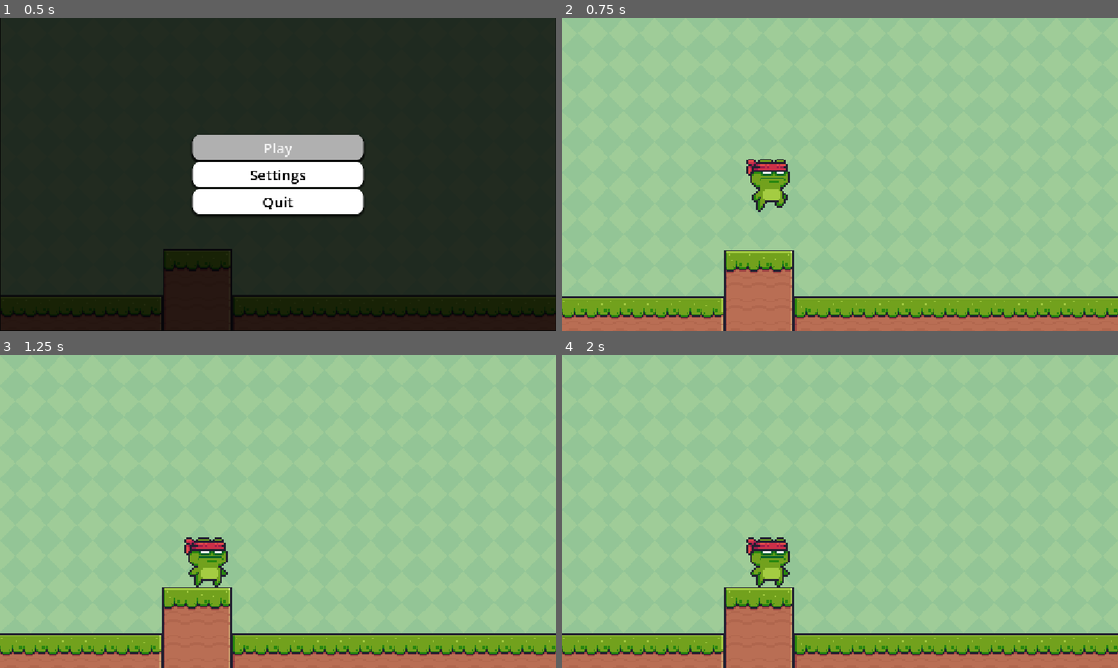
Above: before the commit, frames 1-4 (two rows, left to right).
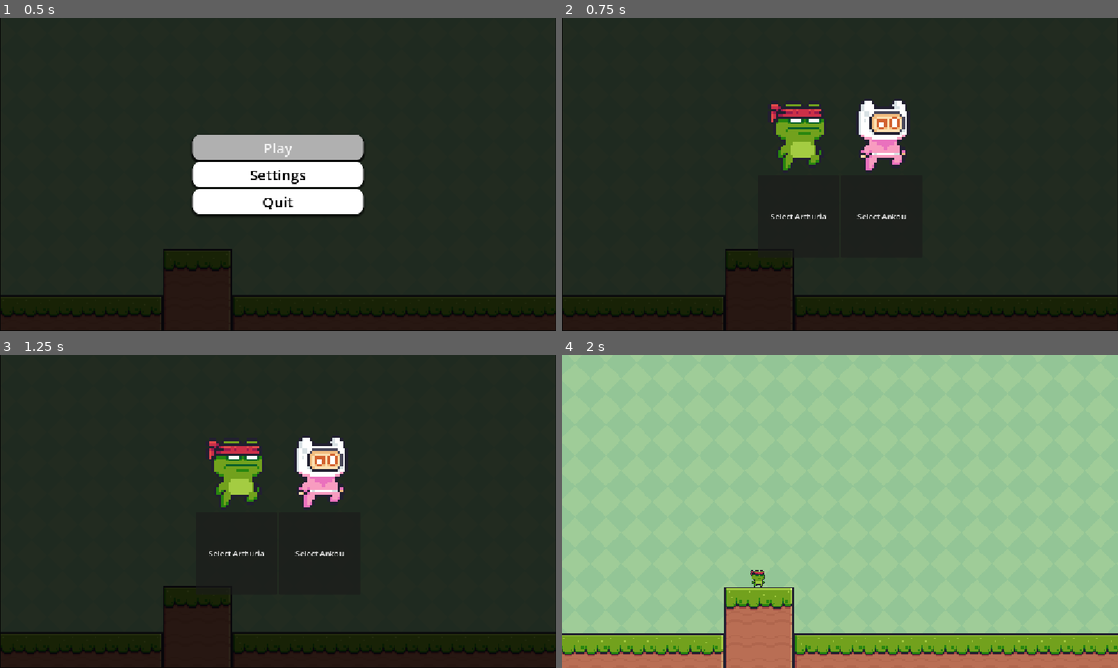
Above: after the commit, the same moments.

Repository: tibote/Tournament-of-Legends
Game: Godot game, scene res://scenes/menu/main_menu.tscn
The game is run twice, just before and just after one commit, with the same random seed, the same clock (stepped at 60 frames per second) and the same inputs.
Inputs (mouse positions are in pixels of both pictures, inside the frame that each line leads up to):
- Up to frame 1 (0.5 s): no input
- Up to frame 2 (0.75 s): click "Play" at 0.5 s
- Up to frame 3 (1.25 s): no input
- Up to frame 4 (2 s): click (795, 552) at 1.25 s, where only the run after the commit has a clickable "Select Arthuria"

Frame 1 is identical in both runs. In frame 2, 100% of the frame differs, in the area x 0-100%, y 0-100%; in frame 3, 100%; in frame 4, 1.0%.

Commit message:
ADD: select player

Diff:
--- a/tournament-of-legends/project.godot
+++ b/tournament-of-legends/project.godot
@@ -45,16 +45,19 @@
 attack_2={
 "deadzone": 0.2,
 "events": [Object(InputEventKey,"resource_local_to_scene":false,"resource_name":"","device":0,"window_id":0,"alt_presse …(189 unchanged characters)…
+, Object(InputEventJoypadButton,"resource_local_to_scene":false,"resource_name":"","device":-1,"button_index":1,"pressure":0.0,"pressed":false,"script":null)
 ]
 }
 attack_3={
 "deadzone": 0.2,
 "events": [Object(InputEventKey,"resource_local_to_scene":false,"resource_name":"","device":0,"window_id":0,"alt_presse …(189 unchanged characters)…
+, Object(InputEventJoypadButton,"resource_local_to_scene":false,"resource_name":"","device":-1,"button_index":3,"pressure":0.0,"pressed":false,"script":null)
 ]
 }
 attack_4={
 "deadzone": 0.2,
 "events": [Object(InputEventKey,"resource_local_to_scene":false,"resource_name":"","device":0,"window_id":0,"alt_presse …(189 unchanged characters)…
+, Object(InputEventJoypadButton,"resource_local_to_scene":false,"resource_name":"","device":-1,"button_index":8,"pressure":0.0,"pressed":false,"script":null)
 ]
 }
 
--- a/tournament-of-legends/scenes/global.gd
+++ b/tournament-of-legends/scenes/global.gd
@@ -1,3 +1,9 @@
 extends Node
 
 var vibration_enable := true
+var selected_character_path: String = ""
+
+const CHARACTERS = {
+	"ankou": "res://characters/L'Ankou/Ankou.tscn",
+	"arthuria": "res://characters/arthuria/Arthuria.tscn"
+}
--- /dev/null
+++ b/tournament-of-legends/scenes/main.gd
@@ -0,0 +1,27 @@
+extends Node2D
+
+@onready var spawn_point = $SpawnPoint # Un node Marker2D ou Node2D placé dans votre niveau pour positionner le joueur
+
+func _ready() -> void:
+	spawn_player()
+
+func spawn_player() -> void:
+	# 1. Vérifier si un personnage a bien été sélectionné
+	if Global.selected_character_path == "":
+		# Personnage par défaut au cas où (sécurité)
+		Global.selected_character_path = "res://characters/L'Ankou/Ankou.tscn"
+
+	# 2. Charger la scène du personnage
+	var character_scene = load(Global.selected_character_path)
+
+	if character_scene:
+		# 3. Créer l'instance du personnage
+		var player_instance = character_scene.instantiate()
+
+		# 4. Positionner le personnage au point de spawn
+		player_instance.global_position = spawn_point.global_position
+
+		# 5. L'ajouter à la scène pour qu'il apparaisse et s'active
+		add_child(player_instance)
+	else:
+		print("Erreur : Impossible de charger la scène du personnage !")
--- a/tournament-of-legends/scenes/main.tscn
+++ b/tournament-of-legends/scenes/main.tscn
@@ -1,8 +1,8 @@
 [gd_scene format=3 uid="uid://dxnh75s5it65l"]
 
 [ext_resource type="Texture2D" uid="uid://0bgad8cd7sbq" path="res://assets/Green.png" id="1_h2yge"]
+[ext_resource type="Script" uid="uid://d324vyisahy3e" path="res://scenes/main.gd" id="1_jyhfs"]
 [ext_resource type="Texture2D" uid="uid://ckd5r66djyomk" path="res://assets/Terrain (16x16).png" id="2_1bvp3"]
-[ext_resource type="PackedScene" uid="uid://cjcf0r2jmvcbd" path="res://characters/arthuria/Arthuria.tscn" id="3_sugp2"]
 
 [sub_resource type="TileSetAtlasSource" id="TileSetAtlasSource_7mycd"]
 texture = ExtResource("2_1bvp3")
@@ -164,15 +164,22 @@
 physics_layer_0/collision_layer = 1
 sources/0 = SubResource("TileSetAtlasSource_7mycd")
 
-[node name="Node" type="Node" unique_id=3085405]
+[node name="Node" type="Node2D" unique_id=3085405]
+script = ExtResource("1_jyhfs")
 
 [node name="TextureRect" type="TextureRect" parent="." unique_id=1112467160]
 texture_filter = 1
 anchors_preset = 15
 anchor_right = 1.0
 anchor_bottom = 1.0
+offset_left = -101.0
+offset_top = -48.0
+offset_right = 1271.0
+offset_bottom = 765.0
 grow_horizontal = 2
 grow_vertical = 2
+size_flags_horizontal = 4
+size_flags_vertical = 4
 texture = ExtResource("1_h2yge")
 stretch_mode = 1
 
@@ -183,6 +190,5 @@
 format = 2
 layer_0/tile_data = PackedInt32Array(786432, 458752, 0, 851968, 458752, 1, 786433, 458752, 0, 851969, 458752, 1, 786434 …(943 unchanged characters)…
 
-[node name="CharacterBody2D" parent="." unique_id=28168525 instance=ExtResource("3_sugp2")]
-position = Vector2(429, 326)
-scale = Vector2(3, 3)
+[node name="SpawnPoint" type="Marker2D" parent="." unique_id=1058655386]
+position = Vector2(406, 447)
--- a/tournament-of-legends/scenes/menu/main_menu.gd
+++ b/tournament-of-legends/scenes/menu/main_menu.gd
@@ -16,7 +16,7 @@
 
 
 func _on_btn_play_pressed() -> void:
-	get_tree().change_scene_to_file("res://scenes/main.tscn")
+	get_tree().change_scene_to_file("res://scenes/menu/select_player.tscn")
 
 
 func _on_btn_settings_pressed() -> void:
--- /dev/null
+++ b/tournament-of-legends/scenes/menu/select_player.gd
@@ -0,0 +1,25 @@
+extends Control
+
+
+# Called when the node enters the scene tree for the first time.
+func _ready() -> void:
+	pass # Replace with function body.
+
+
+# Called every frame. 'delta' is the elapsed time since the previous frame.
+func _process(delta: float) -> void:
+	pass
+
+
+func _on_btn_select_arthuria_pressed() -> void:
+	Global.selected_character_path = Global.CHARACTERS["arthuria"]
+	_start_game()
+
+
+func _on_btn_select_ankou_pressed() -> void:
+	Global.selected_character_path = Global.CHARACTERS["ankou"]
+	_start_game()
+
+func _start_game() -> void:
+	if Global.selected_character_path != "":
+		get_tree().change_scene_to_file("res://scenes/main.tscn")
--- /dev/null
+++ b/tournament-of-legends/scenes/menu/select_player.tscn
@@ -0,0 +1,80 @@
+[gd_scene format=3 uid="uid://bfnwhfx5m72dw"]
+
+[ext_resource type="Script" uid="uid://bhtljyivvfjmq" path="res://scenes/menu/select_player.gd" id="1_ebl4h"]
+[ext_resource type="Texture2D" uid="uid://bxbyoljqrp3hn" path="res://assets/bck.png" id="1_tn05a"]
+[ext_resource type="Texture2D" uid="uid://dh7knb0t711yw" path="res://assets/Ninja Frog/Jump (32x32).png" id="2_81tep"]
+[ext_resource type="Texture2D" uid="uid://bai3yoiouvrco" path="res://assets/Pink Man/Jump (32x32).png" id="3_24v8s"]
+
+[sub_resource type="StyleBoxTexture" id="StyleBoxTexture_81tep"]
+texture = ExtResource("1_tn05a")
+modulate_color = Color(0.21230483, 0.21230483, 0.21230483, 1)
+
+[sub_resource type="StyleBoxTexture" id="StyleBoxTexture_24v8s"]
+texture = ExtResource("2_81tep")
+
+[sub_resource type="StyleBoxTexture" id="StyleBoxTexture_ebl4h"]
+texture = ExtResource("3_24v8s")
+
+[node name="SelectPlayer" type="Control" unique_id=1437783320]
+layout_mode = 3
+anchors_preset = 15
+anchor_right = 1.0
+anchor_bottom = 1.0
+grow_horizontal = 2
+grow_vertical = 2
+script = ExtResource("1_ebl4h")
+
+[node name="Panel" type="Panel" parent="." unique_id=1950236961]
+layout_mode = 1
+anchors_preset = 15
+anchor_right = 1.0
+anchor_bottom = 1.0
+grow_horizontal = 2
+grow_vertical = 2
+theme_override_styles/panel = SubResource("StyleBoxTexture_81tep")
+
+[node name="HBoxContainer" type="HBoxContainer" parent="." unique_id=1856656572]
+texture_filter = 1
+layout_mode = 1
+anchors_preset = 8
+anchor_left = 0.5
+anchor_top = 0.5
+anchor_right = 0.5
+anchor_bottom = 0.5
+offset_left = -170.5
+offset_top = -172.72394
+offset_right = 170.5
+offset_bottom = 172.72394
+grow_horizontal = 2
+grow_vertical = 2
+
+[node name="Perso_1" type="VBoxContainer" parent="HBoxContainer" unique_id=2061566777]
+layout_mode = 2
+size_flags_horizontal = 3
+
+[node name="Panel" type="Panel" parent="HBoxContainer/Perso_1" unique_id=1563698003]
+layout_mode = 2
+size_flags_vertical = 3
+theme_override_styles/panel = SubResource("StyleBoxTexture_24v8s")
+
+[node name="Btn_select_arthuria" type="Button" parent="HBoxContainer/Perso_1" unique_id=724608445]
+layout_mode = 2
+size_flags_vertical = 3
+text = "Select Arthuria"
+
+[node name="Perso_2" type="VBoxContainer" parent="HBoxContainer" unique_id=1707173357]
+layout_mode = 2
+size_flags_horizontal = 3
+
+[node name="Panel" type="Panel" parent="HBoxContainer/Perso_2" unique_id=1591504148]
+layout_mode = 2
+size_flags_vertical = 3
+theme_override_styles/panel = SubResource("StyleBoxTexture_ebl4h")
+
+[node name="Btn_select_ankou" type="Button" parent="HBoxContainer/Perso_2" unique_id=2117077229]
+layout_mode = 2
+size_flags_vertical = 3
+text = "Select Ankou"
+
+[connection signal="pressed" from="HBoxContainer/Perso_1/Btn_select_arthuria" to="." method="_on_btn_select_arthuria_pressed"]
+[connection signal="pressed" from="HBoxContainer/Perso_2/Btn_select_ankou" to="." method="_on_btn_select_ankou_pressed"]
Not shown, added: tournament-of-legends/scenes/main.gd.uid
Not shown, added: tournament-of-legends/scenes/menu/select_player.gd.uid
